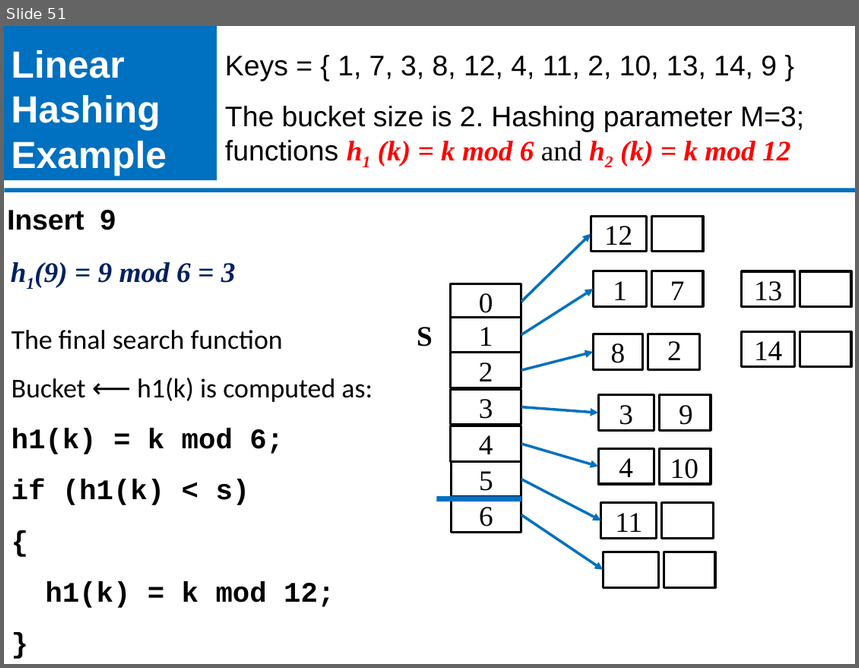
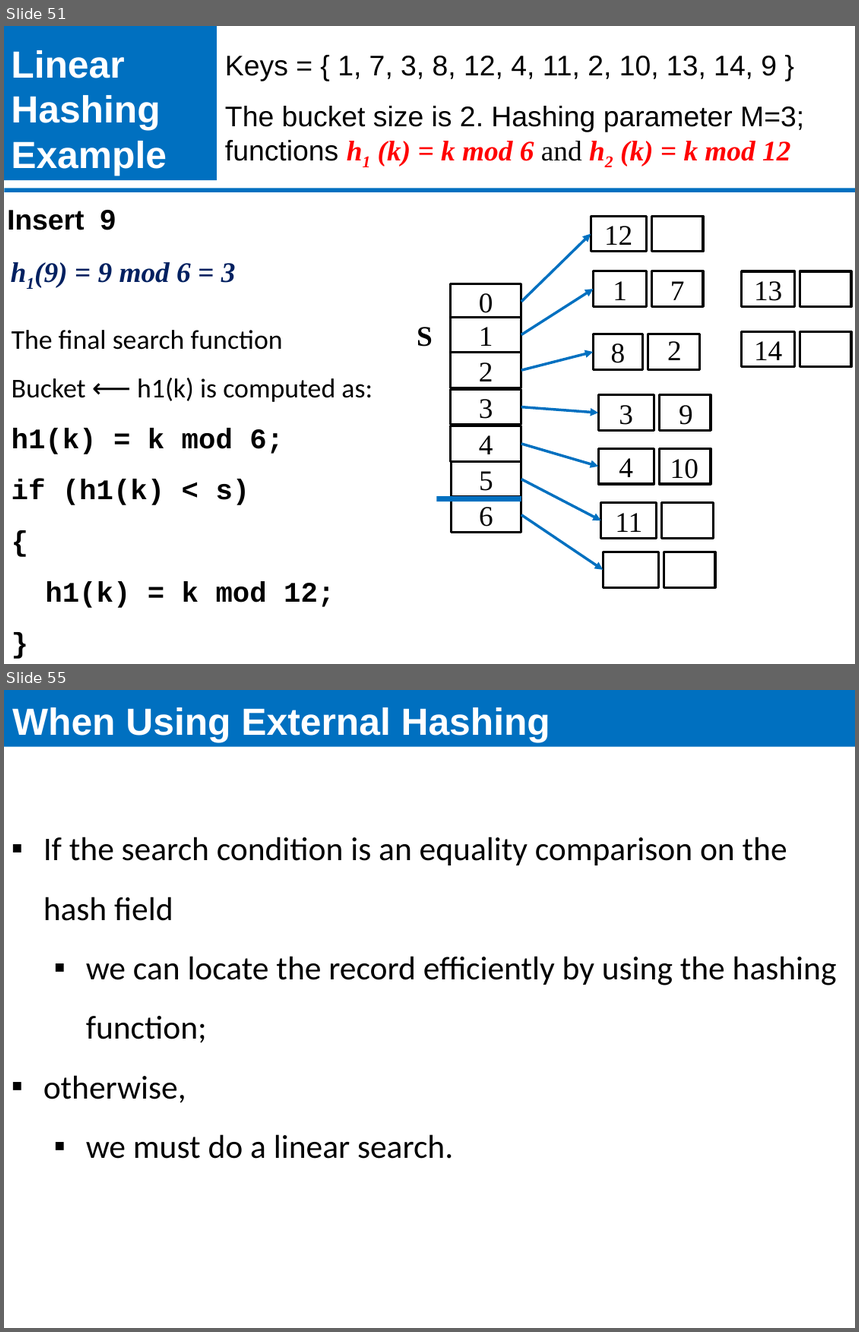
Before and after one commit to ECEG4191/Lecture-Slides, a slide deck: 8.4 Hashing Techniques.pptx. Shown one above the other, each under a label of ours: slide 51 before the commit, slides 51 and 55 after it; the slides between them are not shown. The pictures are 859x668 and 859x1332 pixels, drawn with LibreOffice and Linux fonts; fonts in the diff are those of the drawing; grey boxes stand for pictures; background and template pictures are left out. Boxes give left, top, right and bottom in pixels: in the first picture for what was removed or moved away, otherwise in the second. Text is boxed around its words. In the diff, an @@ line names an element or a change of style, - is before the commit and + after.

```diff
--- a/8.4 Hashing Techniques.pptx
+++ b/8.4 Hashing Techniques.pptx
@@ slide 55 added at box(4, 690, 855, 1328), background #FFFFFF @@
@@ title added at box(4, 690, 855, 747), fill #0070C0, 32 pt, text #FFFFFF, bold @@
+When Using External Hashing
@@ text added at box(44, 837, 837, 1159), 28 pt, text #000000 @@
+▪ If the search condition is an equality comparison on the hash field
+  ▪ we can locate the record efficiently by using the hashing function;
+▪ otherwise,
+  ▪ we must do a linear search.
```
Also in this commit, not shown: 4 slides changed, 4 other slides added.
